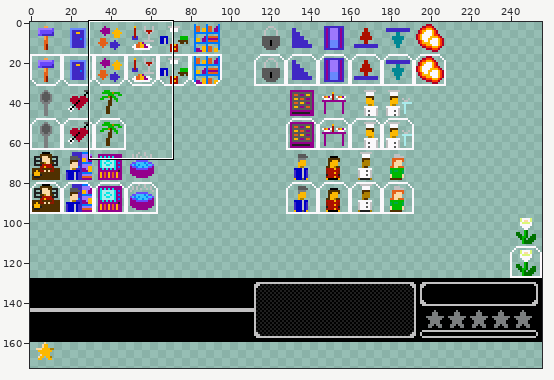
File history of a sprite sheet, resources/img/hud.png. Above: a wide view before the commit, with the close-up outlined.
Close-up. As it was:
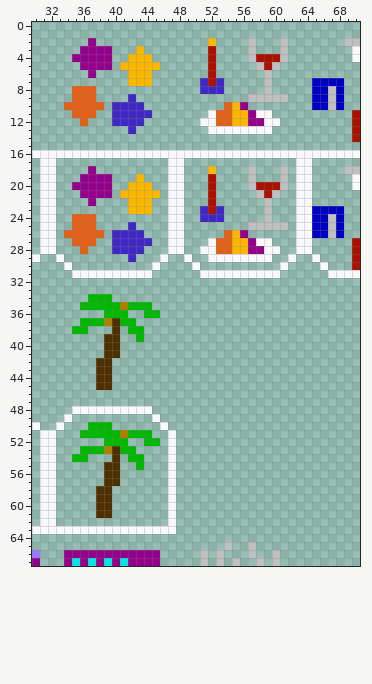
The file is 256x256 pixels. Colours within 5 levels of each other are drawn and written as one. Shown: x 30..70, y 0..67. The wide view leaves out empty margins.
Now the later version:
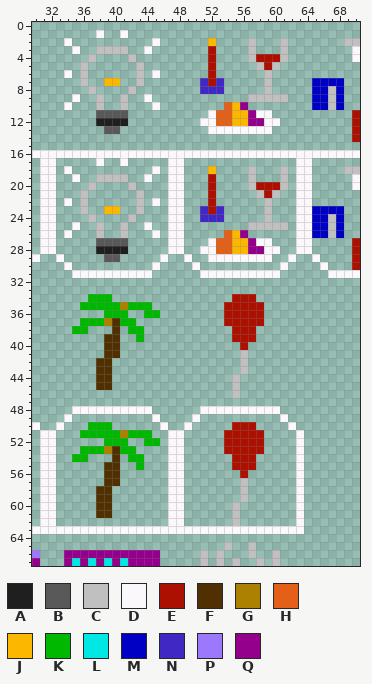
Palette (. is transparent): A #1f1f1f  B #595959  C #c1c0c1  D #fbf8fb  E #ac1000  F #503000  G #ac8000  H #e46018  J #fcb800  K #00b800  L #00e8e4  M #0000c4  N #4028c4  P #9c78fc  Q #94008c
The edit:
The author put colour A in row 12 at x 38 to 39; in row 28 at x 38 to 39.
Colour N becomes colour A in row 12 at x 40 to 41; in row 28 at x 40 to 41.
The author put colour B in row 11 at x 38 to 39; in row 13 at x 39 to 40; in row 27 at x 38 to 39; in row 29 at x 39 to 40.
Colour N becomes colour B in row 11 at x 40 to 41; in row 27 at x 40 to 41.
The author put colour C in row 3 at x 40 to 41; in rows 6 to 7 at x 36; in row 8 at x 42; in row 9 at x 38 and 41; in row 19 at x 40 to 41; in rows 22 to 23 at x 36.
The author put colour C in row 24 at x 42; in row 25 at x 38 and 41; in rows 41 to 43 at x 56; in rows 44 to 46 at x 55; in rows 57 to 59 at x 56; in rows 60 to 62 at x 55.
Colour H becomes colour C in row 8 at x 37; in row 10 at x 38; in row 24 at x 37; in row 26 at x 38.
Colour J becomes colour C in row 4 at x 42; in rows 5 to 7 at x 43; in row 20 at x 42; in rows 21 to 23 at x 43.
Colour N becomes colour C in row 10 at x 41; in row 26 at x 41.
Colour Q becomes colour C in row 3 at x 38 to 39; in row 4 at x 37; in row 5 at x 36; in row 19 at x 38 to 39; in row 20 at x 37; in row 21 at x 36.
The author put colour D in row 1 at x 38 and 41; in row 2 at x 34 and 45; in row 3 at x 35 and 44; in row 6 at x 34 and 45; in row 9 at x 44; in row 10 at x 45.
The author put colour D in row 17 at x 38 and 41; in row 18 at x 34 and 45; in row 19 at x 35 and 44; in row 22 at x 34 and 45; in row 25 at x 44; in row 26 at x 45.
The author put colour D in row 48 at x 51 to 60; in row 49 at x 50 and 61; in row 50 at x 49 and 62; in rows 51 to 62 at x 48 and 63; in row 63 at x 48 to 63.
Colour H becomes colour D in row 9 at x 35; in row 10 at x 34; in row 25 at x 35; in row 26 at x 34.
The author put colour E in row 34 at x 55 to 57; in rows 35 to 37 at x 54 to 58; in rows 38 to 39 at x 55 to 57; in row 40 at x 56; in row 50 at x 55 to 57; in rows 51 to 53 at x 54 to 58.
The author put colour E in rows 54 to 55 at x 55 to 57; in row 56 at x 56.
The author put colour J in row 7 at x 39 to 40; in row 23 at x 39 to 40.
The author cleared colour H in row 8 at x 35 to 36; in row 9 at x 36 to 37; in rows 10 to 11 at x 35 to 37; in row 12 at x 36; in row 24 at x 35 to 36; in row 25 at x 36 to 37.
The author cleared colour H in rows 26 to 27 at x 35 to 37; in row 28 at x 36.
The author cleared colour J in row 3 at x 43; in row 4 at x 43 to 44; in row 5 at x 41 to 42 and 44 to 45; in rows 6 to 7 at x 42 and 44; in row 19 at x 43; in row 20 at x 43 to 44.
The author cleared colour J in row 21 at x 41 to 42 and 44 to 45; in rows 22 to 23 at x 42 and 44.
The author cleared colour N in row 9 at x 42; in row 10 at x 40 and 42 to 43; in row 11 at x 42 to 44; in row 12 at x 42 to 43; in row 13 at x 42; in row 25 at x 42.
The author cleared colour N in row 26 at x 40 and 42 to 43; in row 27 at x 42 to 44; in row 28 at x 42 to 43; in row 29 at x 42.
The author cleared colour Q in row 2 at x 37; in row 3 at x 36 to 37; in row 4 at x 35 to 36 and 38 to 39; in row 5 at x 37 to 39; in row 6 at x 37; in row 18 at x 37.
The author cleared colour Q in row 19 at x 36 to 37; in row 20 at x 35 to 36 and 38 to 39; in row 21 at x 37 to 39; in row 22 at x 37.
